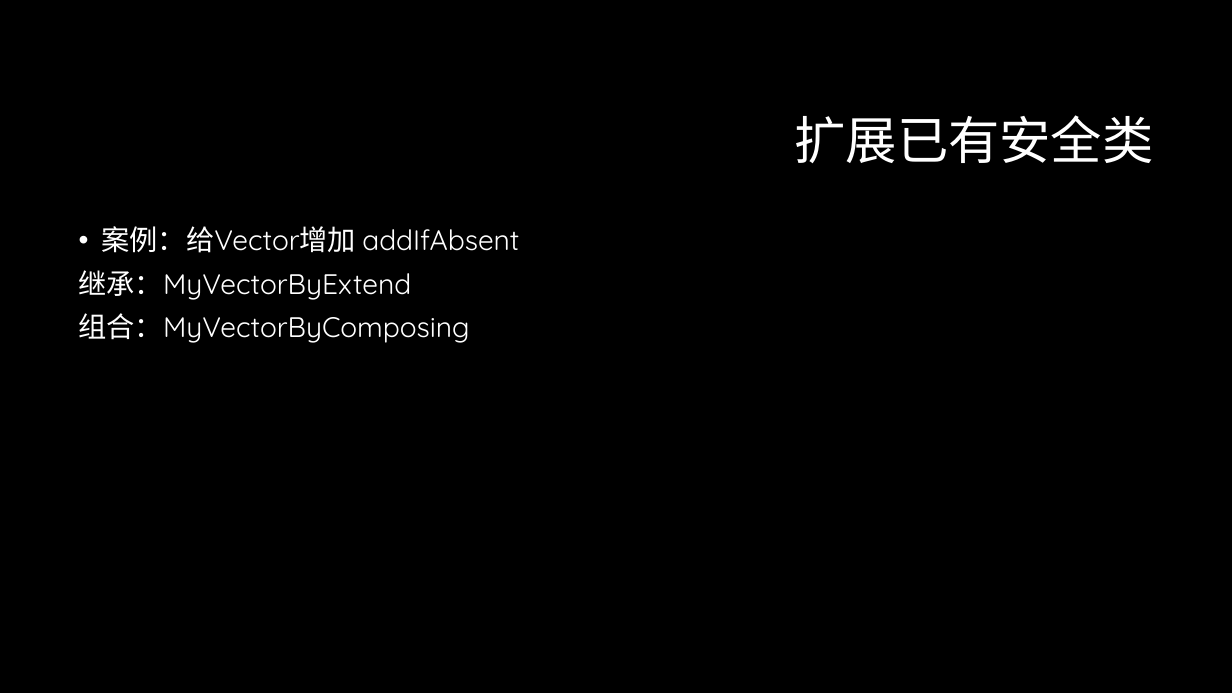
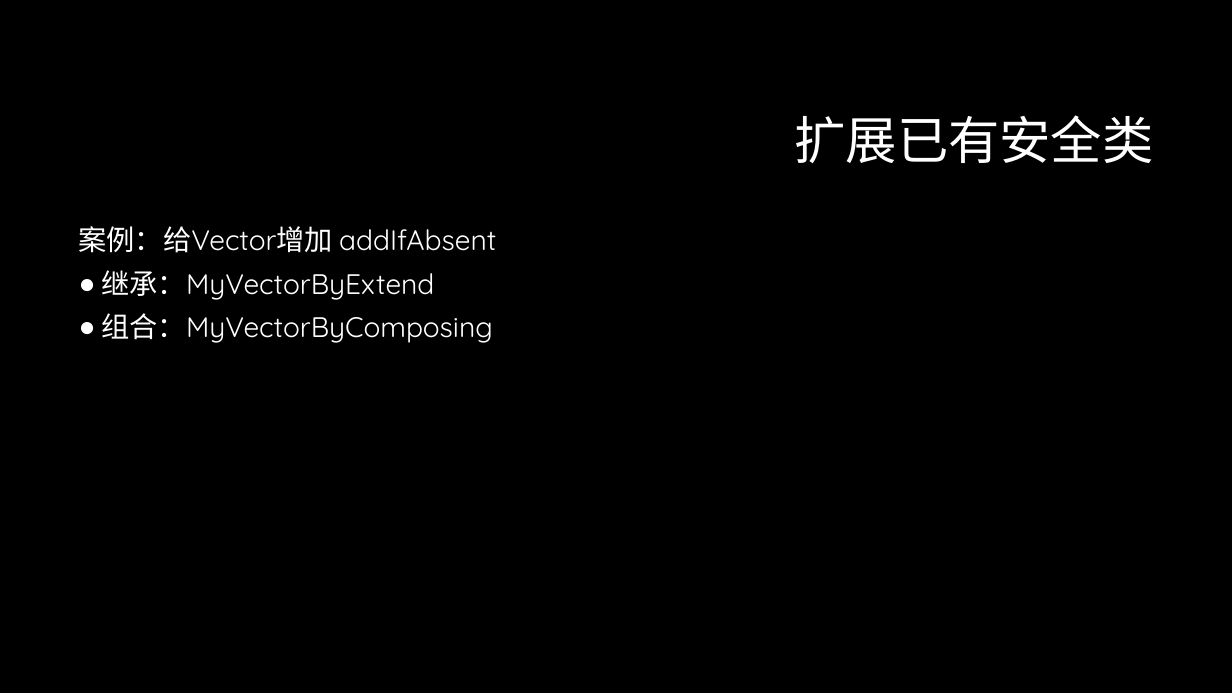
Before and after one commit to GerogeLeon/multithread_demo, a slide deck: slide 24 of JAVA并发编程.pptx (slide 23 before the commit). Drawn at 1232x693 pixels with LibreOffice and Linux fonts; fonts in the diff are those of the drawing; background and template pictures are left out. Boxes give left, top, right and bottom in pixels: in the first picture for what was removed or moved away, otherwise in the second. Text is boxed around its words. In the diff, an @@ line names an element or a change of style, - is before the commit and + after.

```diff
--- a/JAVA并发编程.pptx
+++ b/JAVA并发编程.pptx
@@ text "案例：给Vector增加 addIfAbsent" at [79,226,496,343]: bullet • to none; bullet none to ● @@
```
Also in this commit, not shown: 6 other slides changed, 1 slide added.
